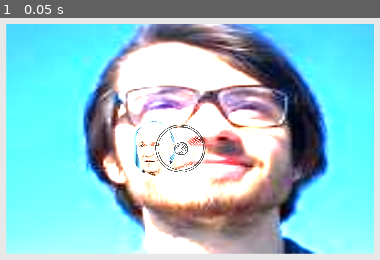
Above: before the commit, frame 1.
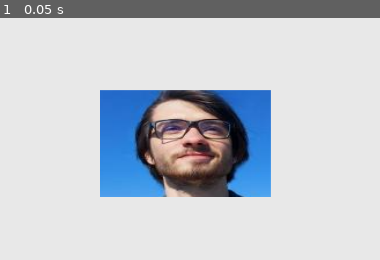
Above: after the commit, the same moment.

Repository: LanVukusic/GameX
Game: Godot game, scene res://TEST.tscn
The game is run twice, just before and just after one commit, with the same random seed, the same clock (stepped at 60 frames per second) and the same inputs. The engine's default icon, where the game draws it, is replaced by a stand-in: a white triangle on a blue panel in a dark square.
Inputs:
- Up to frame 1 (0.05 s): no input

The runs differ from the first frame. In frame 1, 85% of the frame differs, in the area x 1-99%, y 2-98%.

Commit message:
[#2] working server that handles UI

Diff:
--- a/Godot/Networking/Server.gd
+++ b/Godot/Networking/Server.gd
@@ -1,19 +1,25 @@
 # @tool
 extends Node
 
+
+@export_category("UI")
+@export var uIManager: UIManager
+
+@export_category("Positioning and players")
 @export var players: Dictionary = {}
+@export var player_root: Node2D
 
+
+@export_category("NETWORK")
 # The port we will listen to
-const PORT = 9999
+var PORT = 9999
 
-@export var player_root: Node2D
 # Our WebSocketServer instance
 var _server = WebSocketMultiplayerPeer.new()
 var playerScene = preload("res://Entities/Player/Player.tscn")
 
 
 func _ready():
-
 	# Connect base signals to get notified of new client connections,
 	# disconnections, and disconnect requests.
 	_server.peer_connected.connect(_connected)
@@ -57,6 +63,7 @@
 	if (players.has(id)):
 		players[id].queue_free()
 		players.erase(id)
+		uIManager.remove_UIPlayerNode(id)
 
 
 func handle_packet(data: Variant, peerId: int):
@@ -76,6 +83,9 @@
 		player_root.add_child(player_inst)
 		player_inst.connect.emit(Color(data["color"]), data["name"])
 		players[peerId] = player_inst
+
+		# init player UI
+		uIManager.init_UIPlayerNode(player_inst, peerId)
 		return
 
 	# Find the instantiated player associated with the current peerId
--- a/Godot/TEST.tscn
+++ b/Godot/TEST.tscn
@@ -1,9 +1,8 @@
-[gd_scene load_steps=6 format=3 uid="uid://btda7ax5atic7"]
+[gd_scene load_steps=5 format=3 uid="uid://btda7ax5atic7"]
 
 [ext_resource type="PackedScene" uid="uid://bu1vvd37kb4tn" path="res://Camera/MainCamera.tscn" id="2_oifng"]
 [ext_resource type="Texture2D" uid="uid://ckdbul8vla5d8" path="res://Entities/{768B6756-A940-4E02-B0D2-963D91A6511A}.png" id="3_i0f0g"]
 [ext_resource type="PackedScene" uid="uid://cb4lh3a0xlxc" path="res://Networking/socket_server.tscn" id="4_5k5dy"]
-[ext_resource type="PackedScene" uid="uid://lrrmhxf8p6g3" path="res://Entities/Player/Player.tscn" id="4_ts4xw"]
 [ext_resource type="PackedScene" uid="uid://cj6py650hlmmx" path="res://UI/UiManager.tscn" id="5_164ts"]
 
 [node name="Test" type="Node2D"]
@@ -17,16 +16,8 @@
 player_padding = 260
 min_zoom = 0.465
 
-[node name="SocketServer" parent="." node_paths=PackedStringArray("player_root") instance=ExtResource("4_5k5dy")]
-position = Vector2(11, -11)
-scale = Vector2(2.77703, 2.14167)
-players = {}
+[node name="UiManager" parent="." instance=ExtResource("5_164ts")]
+
+[node name="SocketServer" parent="." node_paths=PackedStringArray("uIManager", "player_root") instance=ExtResource("4_5k5dy")]
+uIManager = NodePath("../UiManager")
 player_root = NodePath("..")
-
-[node name="Player" parent="." instance=ExtResource("4_ts4xw")]
-
-[node name="UiManager" parent="." instance=ExtResource("5_164ts")]
-offset_right = 10.0
-
-[node name="SocketServer2" parent="." instance=ExtResource("4_5k5dy")]
-players = {}
--- a/Godot/UI/UIPlayerNode.gd
+++ b/Godot/UI/UIPlayerNode.gd
@@ -1,5 +1,7 @@
 extends Control
-@export var connected_player:Player
+class_name UIPlayerNode
+
+@export var connected_player: Player
 
 @onready var ammo: Label = %AmmoValue
 @onready var mag: Label = %MagValue
@@ -13,8 +15,8 @@
 
 
 # Called every frame. 'delta' is the elapsed time since the previous frame.
-func _process(delta: float) -> void:
-	pass
+# func _process(delta: float) -> void:
+# 	pass
 
 func set_curr_ammo_count(ammo_count: int):
 	ammo.text = str(ammo_count)
--- a/Godot/UI/UiManager.gd
+++ b/Godot/UI/UiManager.gd
@@ -1,6 +1,11 @@
-extends HBoxContainer
+extends CanvasLayer
+class_name UIManager
 
-@export var PlayerUIScene:PackedScene
+@export var PlayerUIScene: PackedScene
+
+@onready var uiRoot = %UIRoot
+
+@export var nodesToIds: Dictionary = {}
 
 # Called when the node enters the scene tree for the first time.
 func _ready() -> void:
@@ -8,9 +13,15 @@
 
 
 # Called every frame. 'delta' is the elapsed time since the previous frame.
-func _process(delta: float) -> void:
-	pass
+# func _process(delta: float) -> void:
+# 	pass
 
-func init_UIPlayerNode():
-	var PlayerUINode = PlayerUIScene.instantiate()
-	add_child(PlayerUINode)
+func init_UIPlayerNode(player: Player, peerId: int):
+	var PlayerUINode = PlayerUIScene.instantiate() as UIPlayerNode
+	PlayerUINode.connected_player = player
+	PlayerUINode.connect_singals()
+	uiRoot.add_child(PlayerUINode)
+	nodesToIds[peerId] = PlayerUINode
+
+func remove_UIPlayerNode(peerId: int):
+	nodesToIds[peerId].queue_free()
--- a/Godot/UI/UiManager.tscn
+++ b/Godot/UI/UiManager.tscn
@@ -5,14 +5,15 @@
 [ext_resource type="PackedScene" uid="uid://blol2ovqttua8" path="res://UI/UIPlayerNode.tscn" id="2_xax5r"]
 
 [node name="UiManager" type="CanvasLayer"]
+script = ExtResource("1_awckq")
+PlayerUIScene = ExtResource("2_xax5r")
 
 [node name="MarginContainer" type="MarginContainer" parent="."]
 offset_right = 40.0
 offset_bottom = 40.0
 theme = ExtResource("1_4fv8n")
 
-[node name="HBoxContainer" type="HBoxContainer" parent="MarginContainer"]
+[node name="UIRoot" type="HBoxContainer" parent="MarginContainer"]
+unique_name_in_owner = true
 layout_mode = 2
 theme = ExtResource("1_4fv8n")
-script = ExtResource("1_awckq")
-PlayerUIScene = ExtResource("2_xax5r")
